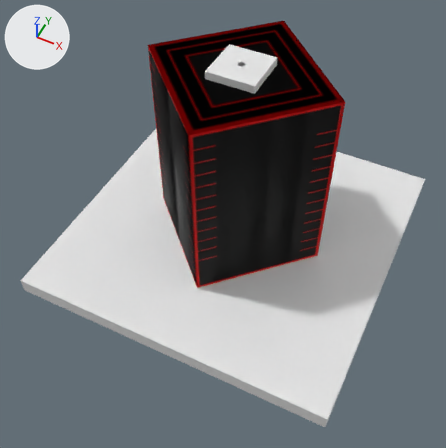
Before and after pictures for a commit that changed the Blender file unity_project/Assets/Arena/Models/fuelTile.blend.
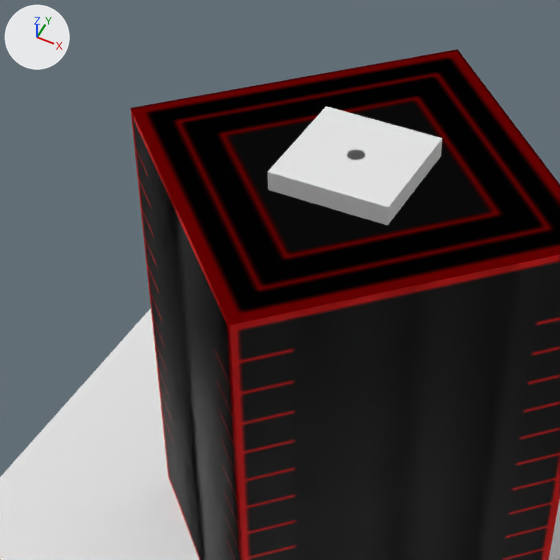
Each version is shown whole from a 50 mm camera at (0.27, -6.97, 6.15) aimed at (-1.92, -2.59, 0.67), then close up on the part from 21% to 73% of the width and 0% to 52% of the height. The axes (+X, +Y, +Z) are drawn at upper left. The lights are the same throughout.

Script lines for the objects in view, before the commit:
```python
me_cube = bpy.data.meshes.new('Cube')
me_cube.from_pydata(...)  # a box spanning x -4.0..0.0, y -4.0..0.0, z 0.0..0.1
me_cube.materials.append(mat_material)  # its picture is missing
me_cube_001 = bpy.data.meshes.new('Cube.001')
me_cube_001.from_pydata(...)  # a box spanning x -0.28..0.28, y -0.28..0.28, z -0.28..-0.15
me_cube_002 = bpy.data.meshes.new('Cube.002')
me_cube_002.from_pydata(...)  # a box spanning x -0.8..0.8, y -0.8..0.8, z -1.2..1.2; a box spanning x -0.8..0.8, y -0.8..0.8, z -1.2..1.2
me_cube_002.materials.append(mat_fueltank_texture_png)  # picture img_fueltank_texture_png
ob_pump = bpy.data.objects.new('Pump', me_cube_001)
ob_pump.location = (-2.0, -2.0, 2.65)
ob_tank = bpy.data.objects.new('Tank', me_cube_002)
ob_tank.location = (-2.0, -2.0, 1.21)
ob_tank.rotation_euler = (0.0, 0.0, -0.785)  # degrees (0, 0, -45)
ob_tile = bpy.data.objects.new('Tile', me_cube)
ob_tile.location = (0.0, 0.0, -0.2)
ob_tile.scale = (1.0, 1.0, 2.0)
```
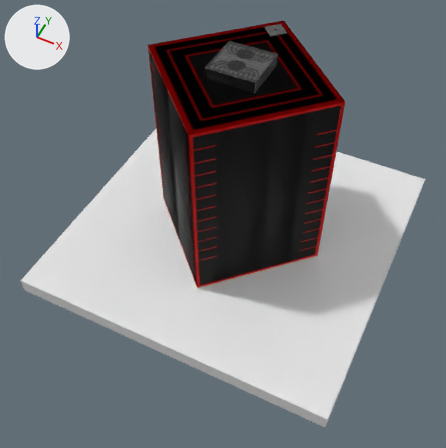
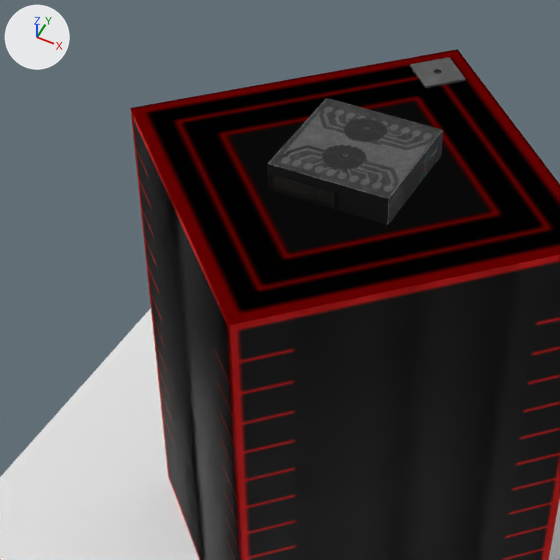
Pixel boxes (x1, y1, x2, y2) of what changed, in the close-ups (560 x 560 px):
'Pump', recoloured, surface changed, moved, rescaled (grey to black, 7% taller): before (267, 106, 442, 225); after (267, 98, 443, 225)
'Valve', added: after (410, 57, 466, 88)
'Lid', added: after (434, 70, 442, 74)

Patch to the scene script:
```diff
--- a/unity_project/Assets/Arena/Models/fuelTile.blend.py
+++ b/unity_project/Assets/Arena/Models/fuelTile.blend.py
@@ img_pump_texture_png @@
+img_pump_texture_png = load_image('pump_texture.png', '../texture/pump_texture.png', 500, 500, 'sRGB')
@@ mat_pump_texture_png @@
+mat_pump_texture_png = principled_material('pump_texture.png')
+mat_pump_texture_png.texture = img_pump_texture_png
@@ me_cube_001 @@
 me_cube_001.from_pydata(...)  # 8 vertices, 6 faces; spans x -0.28..0.28, y -0.28..0.28, z -0.28..-0.15
 # used by ob_pump; location = (-2.0, -2.0, 2.65)
+# me_cube_001 part 1: texture (UV) coordinates changed
+me_cube_001.materials.append(mat_pump_texture_png)  # picture img_pump_texture_png
@@ me_cube_003 @@
+me_cube_003.from_pydata(...)  # 298 vertices, 142 faces; spans x -1.0..1.0, y -1.0..1.0, z -1.0..1.0
+me_cube_003.materials.append(mat_pump_texture_png)  # picture img_pump_texture_png
@@ me_cylinder @@
+me_cylinder.from_pydata(...)  # a 32-sided cylinder along z spanning x -0.1..0.1, y -0.1..0.1, z -0.01..0.01
+me_cylinder.materials.append(mat_pump_texture_png)  # picture img_pump_texture_png
@@ ob_pump @@
 ob_pump = bpy.data.objects.new('Pump', me_cube_001)
-ob_pump.location = (-2.0, -2.0, 2.65)
+ob_pump.location = (-2.0, -2.0, 2.69)
+ob_pump.scale = (1.0, 1.0, 0.992)
@@ ob_valve @@
+ob_valve = bpy.data.objects.new('Valve', me_cube_003)
+ob_valve.location = (-2.0, -1.11, 2.4)
+ob_valve.rotation_euler = (0.0, 0.0, -0.785)  # degrees (0, 0, -45)
+ob_valve.scale = (0.1, 0.1, 0.02)
@@ ob_lid @@
+ob_lid = bpy.data.objects.new('Lid', me_cylinder)
+ob_lid.location = (-2.0, -1.11, 2.408)
+ob_lid.scale = (0.5, 0.5, 0.5)
```
